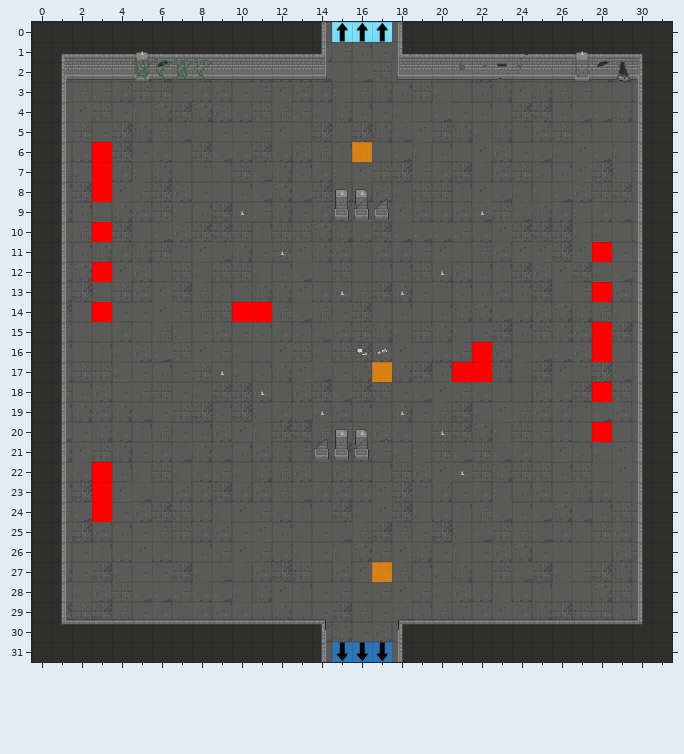
Tiled map, stored at GrupaTNT/Assets/Resources/RoomData/ROOM_2_NS_1.tmx. This is how it looked before the edit.
Cells are 32x32 px. Shown: x 0..31, y 0..31.
Now the later version:
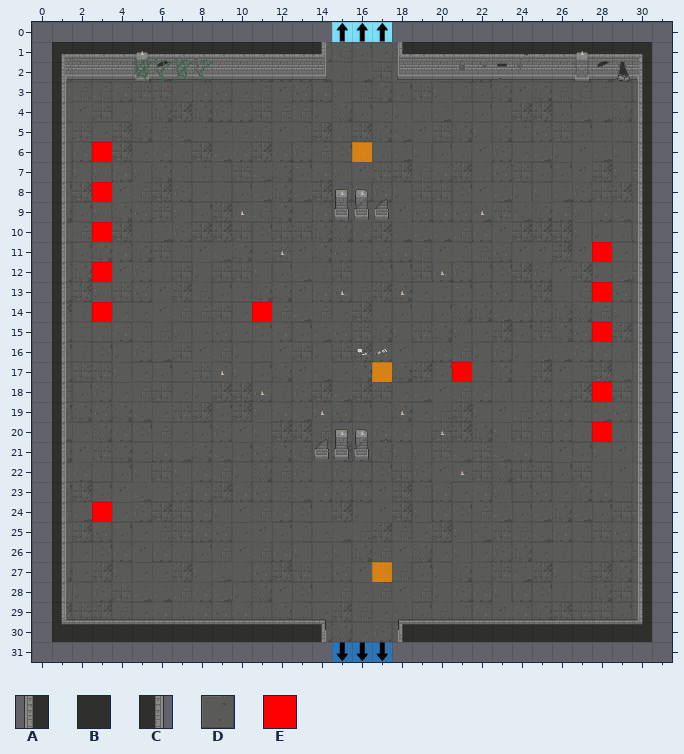
Key: from "Dungeon_Tileset_2": A 16, B 17, C 18, D 88; from "flags": E 8.
_ is an empty cell, # one hidden under a higher layer.
The exact change:
{"where": "layer \"Floor\""}
{"y":0,"x":14,"old":"D","new":"_"}
{"y":0,"x":18,"old":"D","new":"_"}
{"y":14,"x":0,"old":"#","new":"_"}
{"y":14,"x":31,"old":"#","new":"_"}
{"y":15,"x":0,"old":"#","new":"_"}
{"y":15,"x":31,"old":"#","new":"_"}
{"y":16,"x":0,"old":"#","new":"_"}
{"y":16,"x":31,"old":"#","new":"_"}
{"y":17,"x":0,"old":"#","new":"_"}
{"y":17,"x":31,"old":"#","new":"_"}
{"y":18,"x":0,"old":"#","new":"_"}
{"y":18,"x":31,"old":"#","new":"_"}
{"y":31,"x":14,"old":"D","new":"_"}
{"y":31,"x":18,"old":"D","new":"_"}
{"where": "layer \"Walls\""}
{"y":0,"x":0,"old":"BBBBBBBBBBBBBBC","new":"_______________"}
{"y":0,"x":18,"old":"ABBBBBBBBBBBBB","new":"______________"}
{"y":1,"x":0,"old":"B","new":"_"}
{"y":1,"x":31,"old":"B","new":"_"}
{"y":2,"x":0,"old":"B","new":"_"}
{"y":2,"x":31,"old":"B","new":"_"}
{"y":3,"x":0,"old":"B","new":"_"}
{"y":3,"x":31,"old":"B","new":"_"}
{"y":4,"x":0,"old":"B","new":"_"}
{"y":4,"x":31,"old":"B","new":"_"}
{"y":5,"x":0,"old":"B","new":"_"}
{"y":5,"x":31,"old":"B","new":"_"}
{"y":6,"x":0,"old":"B","new":"_"}
{"y":6,"x":31,"old":"B","new":"_"}
{"y":7,"x":0,"old":"B","new":"_"}
{"y":7,"x":31,"old":"B","new":"_"}
{"y":8,"x":0,"old":"B","new":"_"}
{"y":8,"x":31,"old":"B","new":"_"}
{"y":9,"x":0,"old":"B","new":"_"}
{"y":9,"x":31,"old":"B","new":"_"}
{"y":10,"x":0,"old":"B","new":"_"}
{"y":10,"x":31,"old":"B","new":"_"}
{"y":11,"x":0,"old":"B","new":"_"}
{"y":11,"x":31,"old":"B","new":"_"}
{"y":12,"x":0,"old":"B","new":"_"}
{"y":12,"x":31,"old":"B","new":"_"}
{"y":13,"x":0,"old":"B","new":"_"}
{"y":13,"x":31,"old":"B","new":"_"}
{"y":14,"x":0,"old":"B","new":"_"}
{"y":14,"x":31,"old":"B","new":"_"}
{"y":15,"x":0,"old":"B","new":"_"}
{"y":15,"x":31,"old":"B","new":"_"}
{"y":16,"x":0,"old":"B","new":"_"}
{"y":16,"x":31,"old":"B","new":"_"}
{"y":17,"x":0,"old":"B","new":"_"}
{"y":17,"x":31,"old":"B","new":"_"}
{"y":18,"x":0,"old":"B","new":"_"}
{"y":18,"x":31,"old":"B","new":"_"}
{"y":19,"x":0,"old":"B","new":"_"}
{"y":19,"x":31,"old":"B","new":"_"}
{"y":20,"x":0,"old":"B","new":"_"}
{"y":20,"x":31,"old":"B","new":"_"}
{"y":21,"x":0,"old":"B","new":"_"}
{"y":21,"x":31,"old":"B","new":"_"}
{"y":22,"x":0,"old":"B","new":"_"}
{"y":22,"x":31,"old":"B","new":"_"}
{"y":23,"x":0,"old":"B","new":"_"}
{"y":23,"x":31,"old":"B","new":"_"}
{"y":24,"x":0,"old":"B","new":"_"}
{"y":24,"x":31,"old":"B","new":"_"}
{"y":25,"x":0,"old":"B","new":"_"}
{"y":25,"x":31,"old":"B","new":"_"}
{"y":26,"x":0,"old":"B","new":"_"}
{"y":26,"x":31,"old":"B","new":"_"}
{"y":27,"x":0,"old":"B","new":"_"}
{"y":27,"x":31,"old":"B","new":"_"}
{"y":28,"x":0,"old":"B","new":"_"}
{"y":28,"x":31,"old":"B","new":"_"}
{"y":29,"x":0,"old":"B","new":"_"}
{"y":29,"x":31,"old":"B","new":"_"}
{"y":30,"x":0,"old":"B","new":"_"}
{"y":30,"x":31,"old":"B","new":"_"}
{"y":31,"x":0,"old":"BBBBBBBBBBBBBBC","new":"_______________"}
{"y":31,"x":18,"old":"ABBBBBBBBBBBBB","new":"______________"}
{"where": "layer \"Flags\""}
{"y":7,"x":3,"old":"E","new":"_"}
{"y":14,"x":10,"old":"E","new":"_"}
{"y":16,"x":22,"old":"E","new":"_"}
{"y":16,"x":28,"old":"E","new":"_"}
{"y":17,"x":22,"old":"E","new":"_"}
{"y":22,"x":3,"old":"E","new":"_"}
{"y":23,"x":3,"old":"E","new":"_"}
